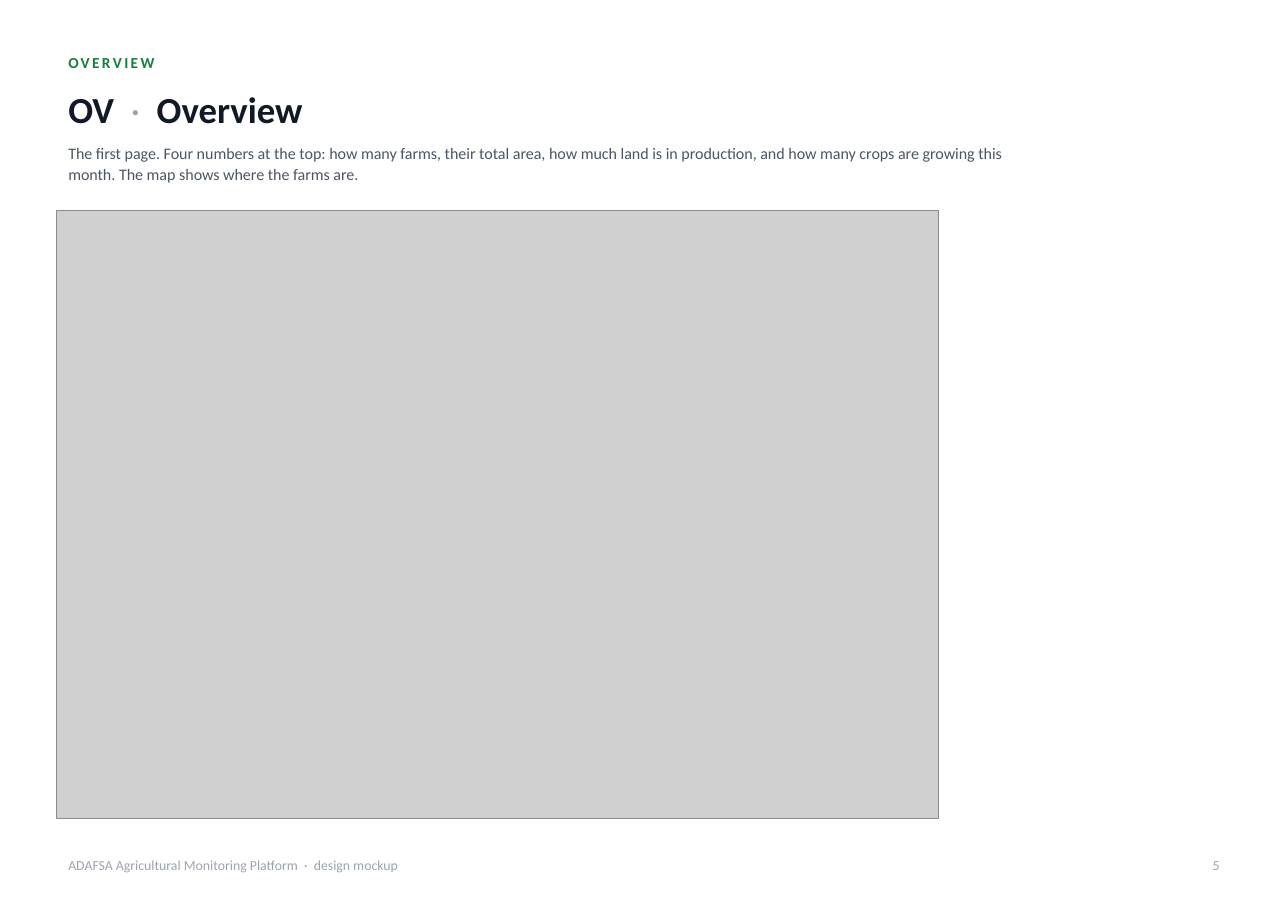
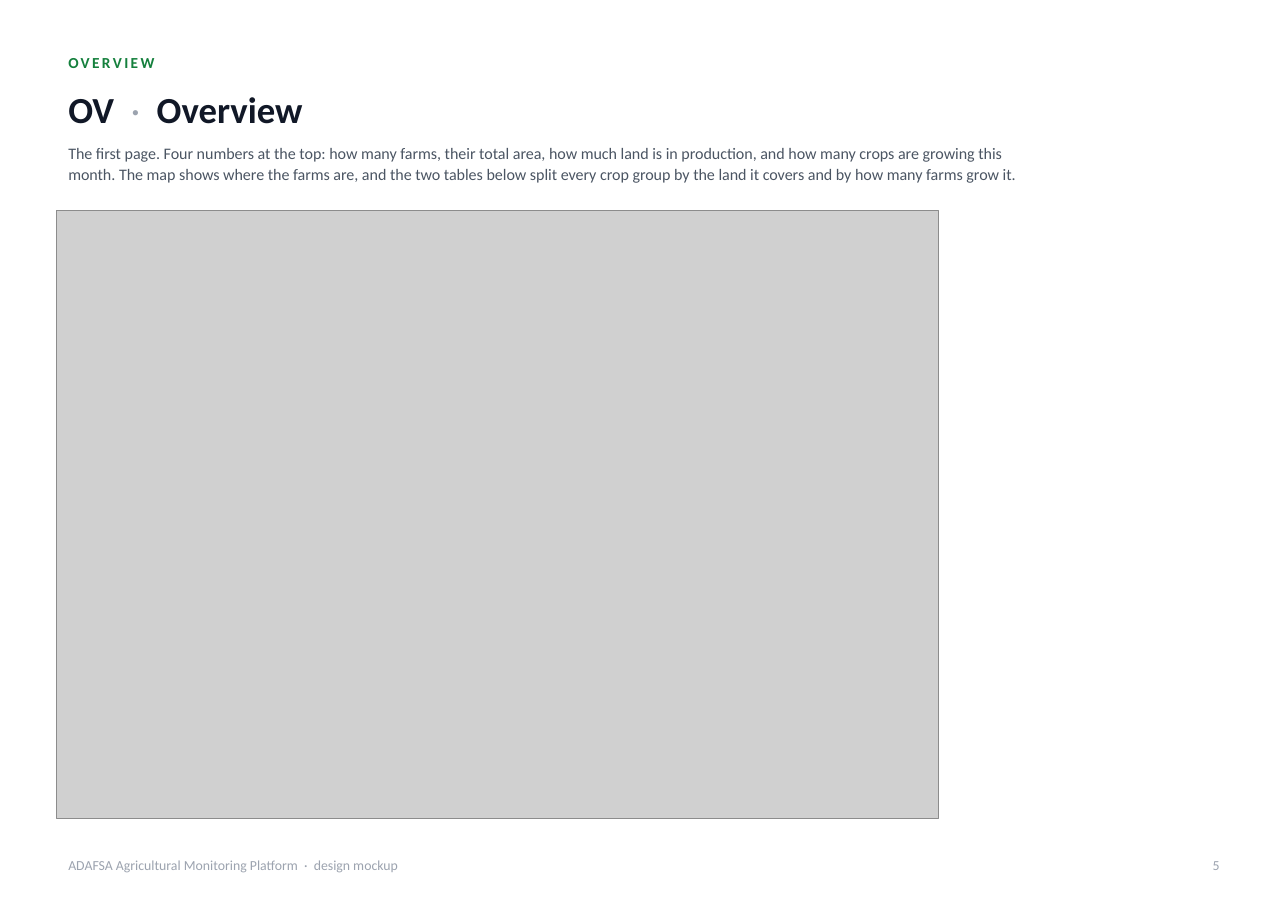
Before and after one commit to romainbigare/adafsa-mockup, a slide deck: slide 5 of docs/ADAFSA_Platform_Screens.pptx. Drawn at 1288x911 pixels with LibreOffice and Linux fonts; fonts in the diff are those of the drawing; grey boxes stand for pictures. Boxes give left, top, right and bottom in pixels: in the first picture for what was removed or moved away, otherwise in the second. Text is boxed around its words. In the diff, an @@ line names an element or a change of style, - is before the commit and + after.

```diff
--- a/docs/ADAFSA_Platform_Screens.pptx
+++ b/docs/ADAFSA_Platform_Screens.pptx
@@ text at (68, 148, 1016, 183): text changed @@
-The first page. Four numbers at the top: how many farms, their total area, how much land is in production, and how many crops are growing this month. The map shows where the farms are.
+The first page. Four numbers at the top: how many farms, their total area, how much land is in production, and how many crops are growing this month. The map shows where the farms are, and the two tables below split every crop group by the land it covers and by how many farms grow it.
```
Also in this commit, not shown: 1 other slide changed, 2 other files.
